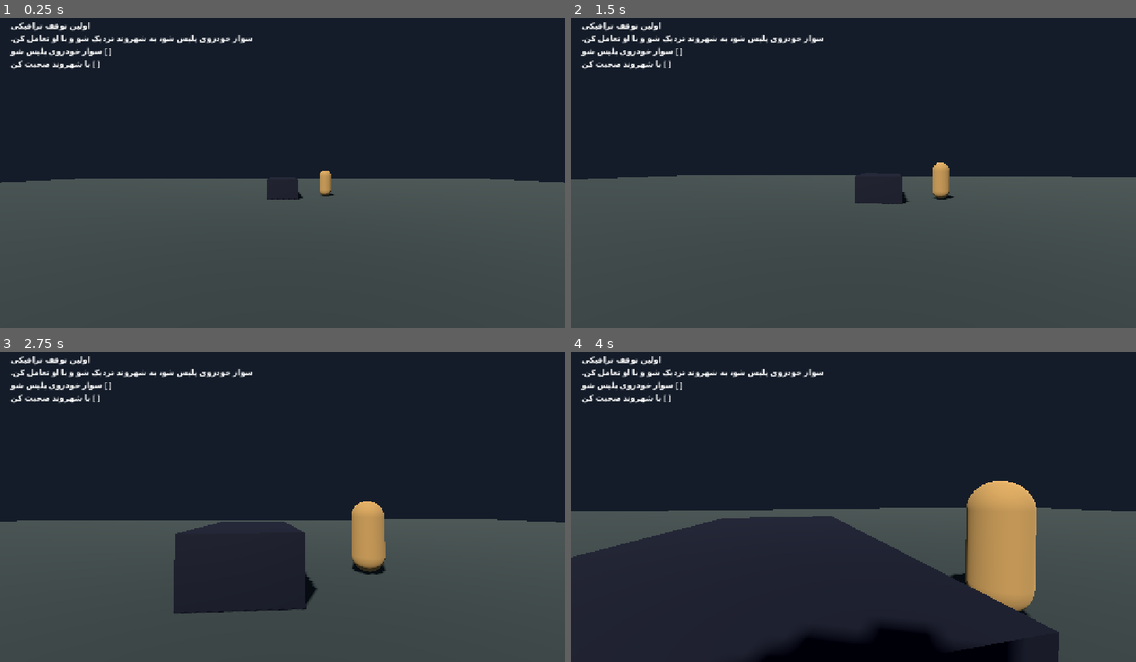
Above: before the commit, frames 1-4 (two rows, left to right).
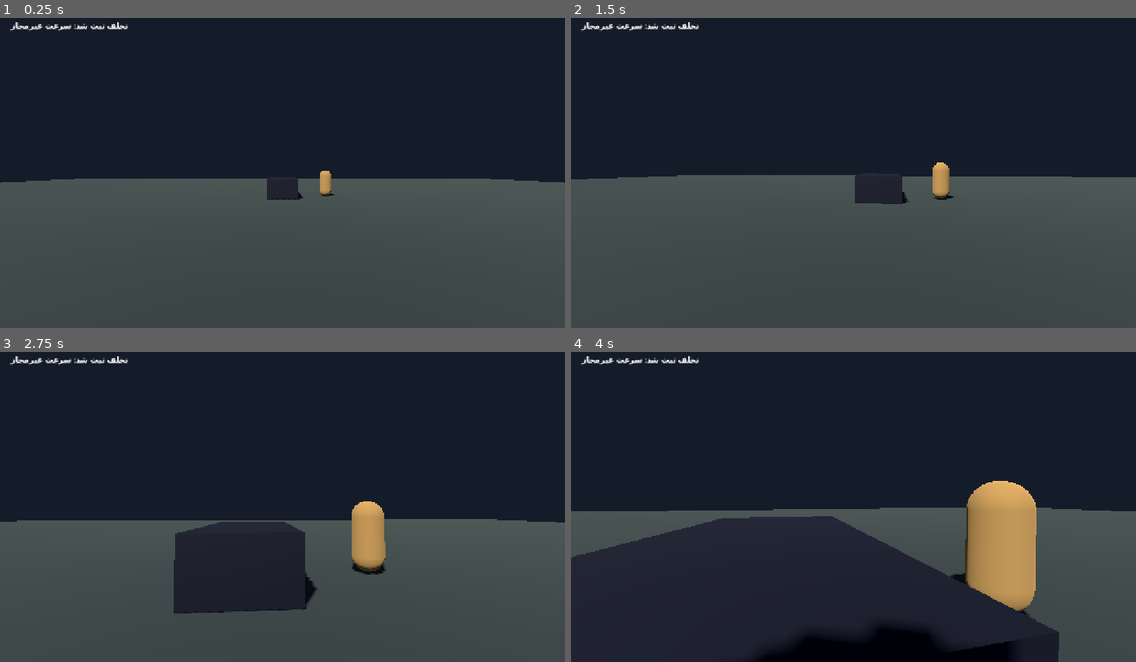
Above: after the commit, the same moments.

Repository: thedeverfankhajo-bot/PoliceSimulator3D
Game: Godot game, scene res://scenes/main/main.tscn
The game is run twice, just before and just after one commit, with the same random seed, the same clock (stepped at 60 frames per second) and the same inputs.
Inputs (mouse positions are in pixels of both pictures, inside the frame that each line leads up to):
- Up to frame 1 (0.25 s): no input
- Up to frame 2 (1.5 s): tap Enter at 0.5 s; move the mouse to (881, 166) at 0.52 s; hold W (move_forward) from 0.53 s (still down); tap E (interact) at 0.6, 1.35 s; move the mouse to (825, 169) at 1.27 s
- Up to frame 3 (2.75 s): keep holding W (move_forward); move the mouse to (293, 497) at 2.02 s; tap E (interact) at 2.1 s
- Up to frame 4 (4 s): keep holding W (move_forward); move the mouse to (847, 507) at 2.77 s; tap E (interact) at 2.85, 3.6 s; move the mouse to (893, 507) at 3.52 s

The runs differ from the first frame. In frame 1, 1.1% of the frame differs, in the area x 1-45%, y 1-17%; in frame 2, 1.1%; in frame 3, 1.1%; in frame 4, 1.1%.

Commit message:
fix: avoid emitting traffic violation before signal wiring

Diff:
--- a/scripts/vehicles/traffic_vehicle.gd
+++ b/scripts/vehicles/traffic_vehicle.gd
@@ -13,8 +13,6 @@
 var is_stopped := false
 var _violation_reported := false
 
-func _ready() -> void:
-	_check_violation()
 
 func _physics_process(_delta: float) -> void:
 	if is_stopped:
